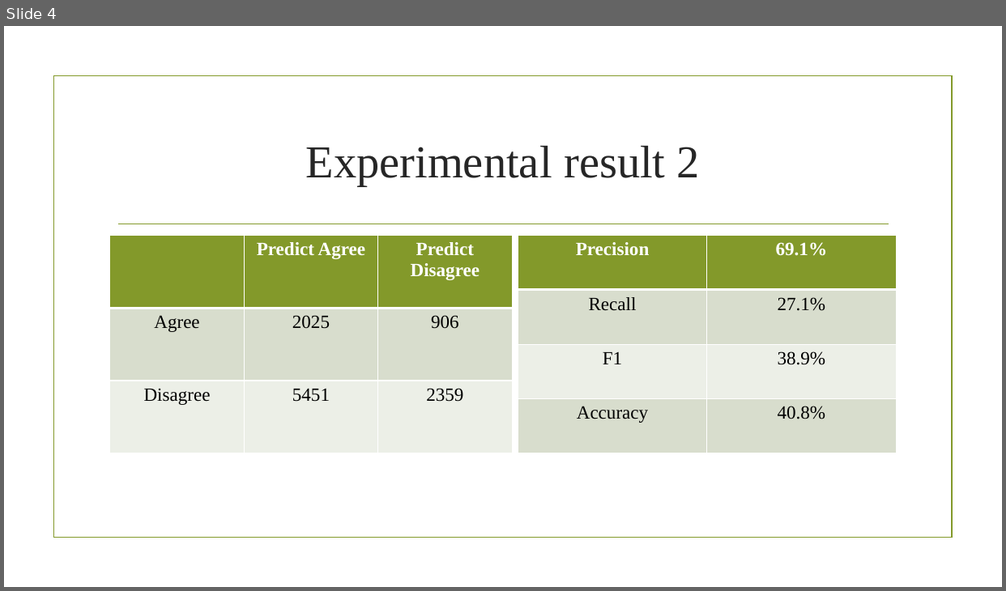
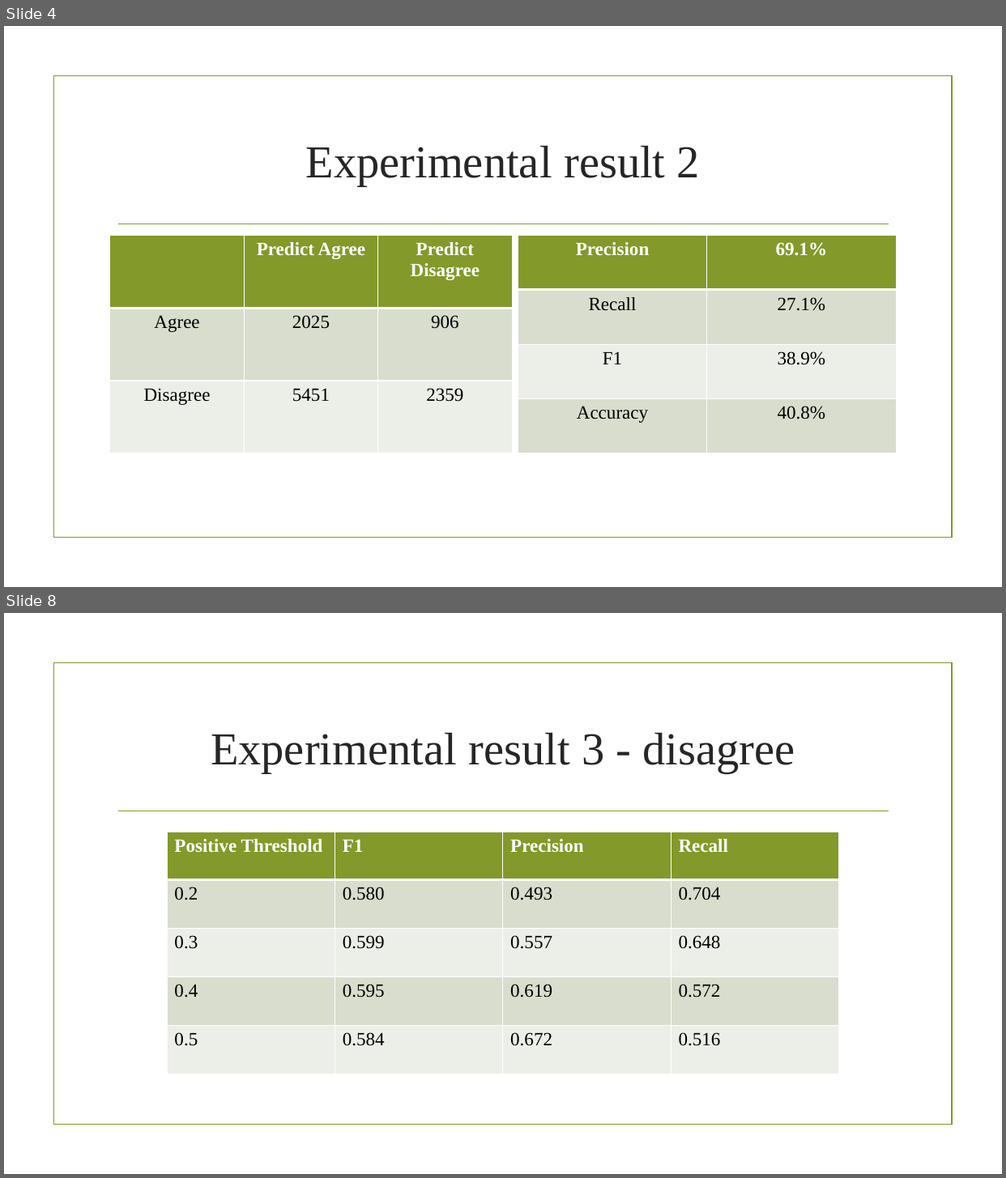
Before and after one commit to haomingchan0811/Fake-News-Challenge, a slide deck: Weekly Report (Feb. 28).pptx. Shown one above the other, each under a label of ours: slide 4 before the commit, slides 4 and 8 after it; the slides between them are not shown. The pictures are 1006x591 and 1006x1178 pixels, drawn with LibreOffice and Linux fonts; fonts in the diff are those of the drawing; background and template pictures are left out. Boxes give left, top, right and bottom in pixels: in the first picture for what was removed or moved away, otherwise in the second. Text is boxed around its words. In the diff, an @@ line names an element or a change of style, - is before the commit and + after.

```diff
--- a/Weekly Report (Feb. 28).pptx
+++ b/Weekly Report (Feb. 28).pptx
@@ slide 8 added at (x1=4, y1=613, x2=1002, y2=1174), background picture (left out); not listed: 2 template elements that a slide beside it also shows @@
@@ title added at (x1=211, y1=733, x2=795, y2=773), 44 pt, text #262626 @@
+Experimental result 3 - disagree
@@ table added at (x1=167, y1=832, x2=838, y2=1074), 5 rows, 4 columns @@
+Positive Threshold | F1 | Precision | Recall
+0.2 | 0.580 | 0.493 | 0.704
+0.3 | 0.599 | 0.557 | 0.648
+0.4 | 0.595 | 0.619 | 0.572
+0.5 | 0.584 | 0.672 | 0.516
```
Also in this commit, not shown: 4 other slides added.
